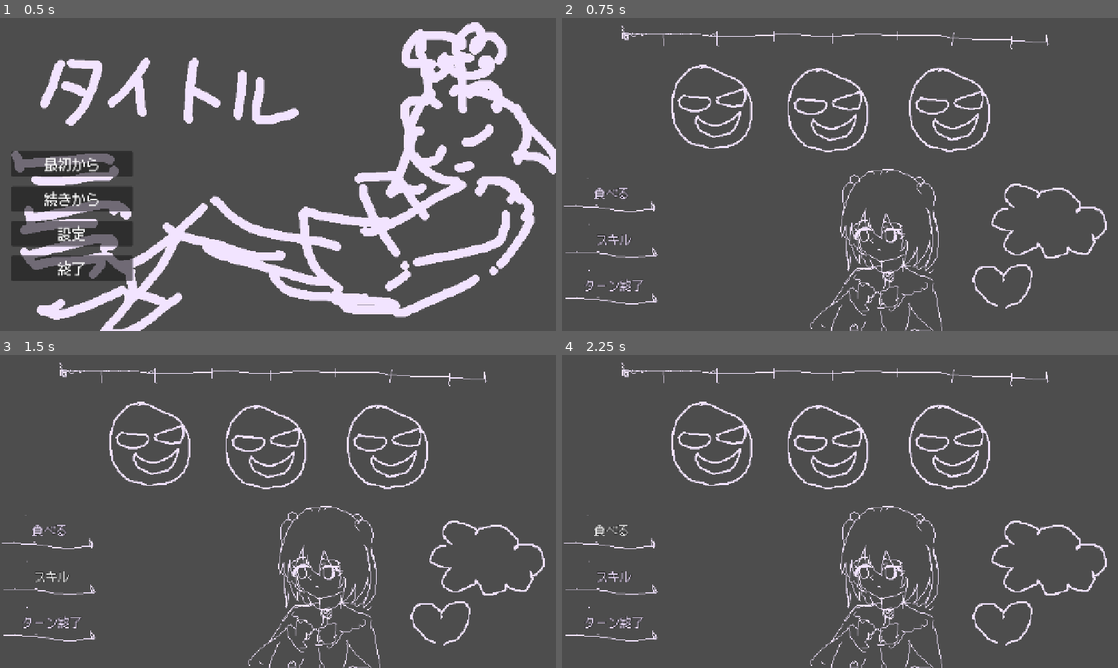
Above: before the commit, frames 1-4 (two rows, left to right).
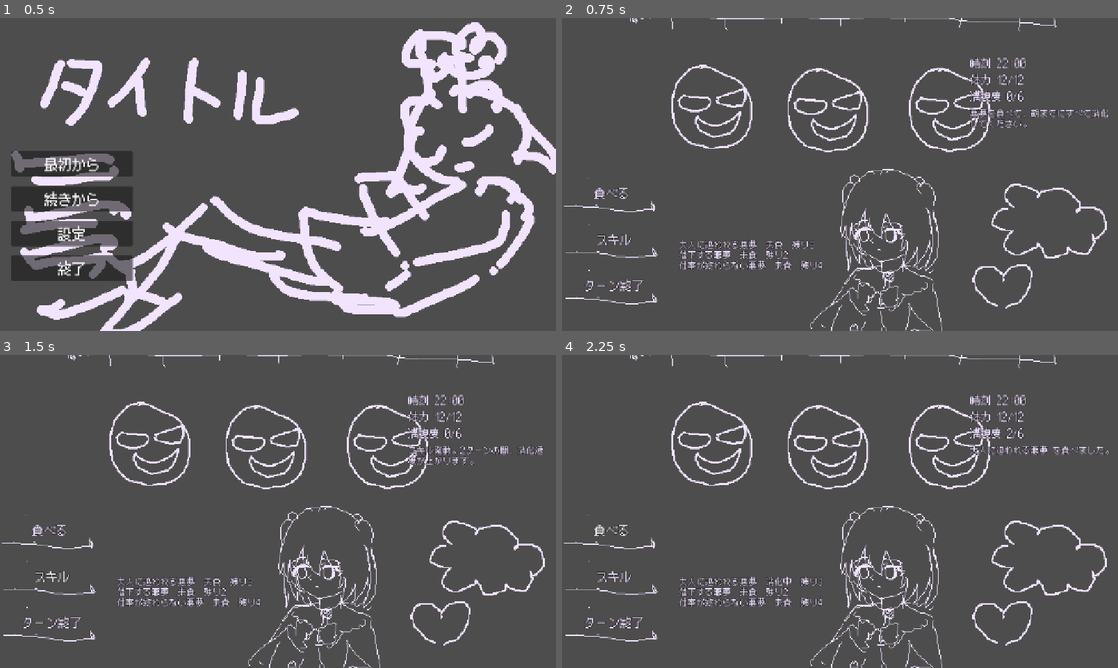
Above: after the commit, the same moments.

Repository: rainrumi/GJGJ_2605
Game: Godot game, scene res://scene/main/main.tscn
Same seed, same stepped clock (60 frames per second), same inputs: the game is played once before the commit and once after it.
Inputs:
- Up to frame 1 (0.5 s): no input
- Up to frame 2 (0.75 s): click "最初から" at 0.5 s
- Up to frame 3 (1.5 s): click "スキル" at 1.25 s
- Up to frame 4 (2.25 s): click "食べる" at 2 s

Frame 1 is identical in both runs. In frame 2, 2.2% of the frame differs, in the area x 10-99%, y 0-81%; in frame 3, 2.3%, in the area x 10-98%, y 0-81%; in frame 4, 2.2%.

Commit message:
ゲームロジックをAIが適当に実装

Diff:
--- a/scene/main/game/game.gd
+++ b/scene/main/game/game.gd
@@ -1,11 +1,63 @@
 extends Node2D
 
+signal battle_finished(won: bool)
+
+const START_HOUR := 22
+const END_HOUR := 30
+const STEP_MINUTES := 30
+const REST_MINUTES := 60
+const MAX_HP := 12
+const REST_HP := 6
+const MAX_FULLNESS := 6
+
 @onready var ui: CanvasLayer = $UI
+@onready var time_text: Label = $UI/StatusPanel/TimeText
+@onready var hp_text: Label = $UI/StatusPanel/HPText
+@onready var fullness_text: Label = $UI/StatusPanel/FullnessText
+@onready var message_text: Label = $UI/StatusPanel/MessageText
+@onready var nightmare_text: Label = $UI/NightmarePanel/NightmareText
+@onready var enemy_nodes: Array[Node2D] = [
+	$EnemyLeft as Node2D,
+	$EnemyCenter as Node2D,
+	$EnemyRight as Node2D,
+]
+@onready var time_graph: TextureRect = $UI/TimeBar/Graph
+@onready var eat_button: Button = $UI/EatButton
+@onready var skill_button: Button = $UI/SkillButton
+@onready var turn_end_button: Button = $UI/TarnEndButton
+
+var minutes: int = START_HOUR * 60
+var hp: int = MAX_HP
+var digest_speed: int = 1
+var skill_active_turns: int = 0
+var nightmares: Array[Dictionary] = []
+var digesting: Array[Dictionary] = []
 
 
 func _ready() -> void:
 	visibility_changed.connect(_on_visibility_changed)
+	eat_button.pressed.connect(_on_eat_button_pressed)
+	skill_button.pressed.connect(_on_skill_button_pressed)
+	turn_end_button.pressed.connect(_on_turn_end_button_pressed)
 	_sync_ui_visibility()
+	start_battle()
+
+
+func start_battle() -> void:
+	minutes = START_HOUR * 60
+	hp = MAX_HP
+	digest_speed = 1
+	skill_active_turns = 0
+	digesting.clear()
+	nightmares = [
+		_create_nightmare("大人に追われる悪夢", 3, 2, 2),
+		_create_nightmare("落下する悪夢", 2, 1, 1),
+		_create_nightmare("仕事が終わらない悪夢", 4, 3, 2),
+	]
+	for enemy_node in enemy_nodes:
+		enemy_node.visible = true
+	_set_action_buttons_enabled(true)
+	_update_ui("悪夢を食べて、朝までにすべて消化してください。")
 
 
 func _on_visibility_changed() -> void:
@@ -16,3 +68,193 @@
 	if ui == null:
 		return
 	ui.visible = visible
+
+
+func _create_nightmare(name: String, cost: int, size: int, attack: int) -> Dictionary:
+	return {
+		"name": name,
+		"cost": cost,
+		"remaining": cost,
+		"size": size,
+		"attack": attack,
+		"digesting": false,
+		"digested": false,
+	}
+
+
+func _on_eat_button_pressed() -> void:
+	var nightmare_index := _find_eatable_nightmare_index()
+	if nightmare_index == -1:
+		_update_ui("これ以上食べられる悪夢がありません。")
+		return
+	var nightmare: Dictionary = nightmares[nightmare_index]
+	nightmare["digesting"] = true
+	nightmares[nightmare_index] = nightmare
+	digesting.append(nightmare)
+	_update_ui("%s を食べました。" % nightmare["name"])
+
+
+func _on_skill_button_pressed() -> void:
+	if skill_active_turns > 0:
+		_update_ui("スキルはすでに発動中です。")
+		return
+	digest_speed = 2
+	skill_active_turns = 2
+	_update_ui("スキル発動。2ターンの間、消化速度が上がります。")
+
+
+func _on_turn_end_button_pressed() -> void:
+	_digest_nightmares()
+	_apply_enemy_attack()
+	_advance_time(STEP_MINUTES)
+	if hp <= 0:
+		hp = REST_HP
+		_advance_time(REST_MINUTES)
+		_update_ui("体力が尽きたため休憩しました。")
+	else:
+		_update_ui("30分が経過しました。")
+	_update_skill()
+	_update_enemy_visibility()
+	_check_battle_end()
+
+
+func _find_eatable_nightmare_index() -> int:
+	var current_fullness := _current_fullness()
+	for i in range(nightmares.size()):
+		var nightmare: Dictionary = nightmares[i]
+		if bool(nightmare["digesting"]) or bool(nightmare["digested"]):
+			continue
+		if current_fullness + int(nightmare["size"]) <= MAX_FULLNESS:
+			return i
+	return -1
+
+
+func _current_fullness() -> int:
+	var total := 0
+	for raw_nightmare in digesting:
+		var nightmare: Dictionary = raw_nightmare
+		if not bool(nightmare["digested"]):
+			total += int(nightmare["size"])
+	return total
+
+
+func _digest_nightmares() -> void:
+	for i in range(digesting.size()):
+		var nightmare: Dictionary = digesting[i]
+		if bool(nightmare["digested"]):
+			continue
+		nightmare["remaining"] = maxi(0, int(nightmare["remaining"]) - digest_speed)
+		if int(nightmare["remaining"]) == 0:
+			nightmare["digested"] = true
+			_mark_nightmare_digested(String(nightmare["name"]))
+		digesting[i] = nightmare
+
+
+func _mark_nightmare_digested(nightmare_name: String) -> void:
+	for i in range(nightmares.size()):
+		if String(nightmares[i]["name"]) != nightmare_name:
+			continue
+		var nightmare: Dictionary = nightmares[i]
+		nightmare["digested"] = true
+		nightmare["digesting"] = false
+		nightmare["remaining"] = 0
+		nightmares[i] = nightmare
+		return
+
+
+func _apply_enemy_attack() -> void:
+	var damage := 0
+	for raw_nightmare in nightmares:
+		var nightmare: Dictionary = raw_nightmare
+		if bool(nightmare["digesting"]) or bool(nightmare["digested"]):
+			continue
+		damage += int(nightmare["attack"])
+	hp -= damage
+
+
+func _advance_time(amount_minutes: int) -> void:
+	minutes += amount_minutes
+
+
+func _update_skill() -> void:
+	if skill_active_turns <= 0:
+		return
+	skill_active_turns -= 1
+	if skill_active_turns == 0:
+		digest_speed = 1
+
+
+func _update_enemy_visibility() -> void:
+	for i in range(enemy_nodes.size()):
+		if i >= nightmares.size():
+			enemy_nodes[i].visible = false
+			continue
+		enemy_nodes[i].visible = not bool(nightmares[i]["digested"])
+
+
+func _check_battle_end() -> void:
+	if _all_nightmares_digested():
+		_update_ui("勝利。朝までに悪夢をすべて消化しました。")
+		_set_action_buttons_enabled(false)
+		battle_finished.emit(true)
+		return
+	if minutes >= END_HOUR * 60:
+		_update_ui("敗北。悪夢を消化しきれないまま朝を迎えました。")
+		_set_action_buttons_enabled(false)
+		battle_finished.emit(false)
+		return
+	_update_ui(message_text.text)
+
+
+func _all_nightmares_digested() -> bool:
+	for raw_nightmare in nightmares:
+		var nightmare: Dictionary = raw_nightmare
+		if not bool(nightmare["digested"]):
+			return false
+	return true
+
+
+func _set_action_buttons_enabled(enabled: bool) -> void:
+	eat_button.disabled = not enabled
+	skill_button.disabled = not enabled
+	turn_end_button.disabled = not enabled
+
+
+func _update_ui(message: String) -> void:
+	time_text.text = "時刻 %s" % _format_time()
+	hp_text.text = "体力 %d/%d" % [maxi(0, hp), MAX_HP]
+	fullness_text.text = "満腹度 %d/%d" % [_current_fullness(), MAX_FULLNESS]
+	message_text.text = message
+	nightmare_text.text = _format_nightmare_list()
+	_update_time_graph()
+
+
+func _format_time() -> String:
+	var hour := int(minutes / 60) % 24
+	var minute := minutes % 60
+	return "%02d:%02d" % [hour, minute]
+
+
+func _format_nightmare_list() -> String:
+	var lines := PackedStringArray()
+	for raw_nightmare in nightmares:
+		var nightmare: Dictionary = raw_nightmare
+		var state: String = "未食"
+		if bool(nightmare["digested"]):
+			state = "消化完了"
+		elif bool(nightmare["digesting"]):
+			state = "消化中"
+		lines.append("%s  %s  残り%d" % [
+			nightmare["name"],
+			state,
+			int(nightmare["remaining"]),
+		])
+	return "\n".join(lines)
+
+
+func _update_time_graph() -> void:
+	var total_minutes: int = (END_HOUR - START_HOUR) * 60
+	var elapsed: int = clampi(minutes - START_HOUR * 60, 0, total_minutes)
+	var progress: float = float(elapsed) / float(total_minutes)
+	time_graph.offset_left = 18.0 + 980.0 * progress
+	time_graph.offset_right = time_graph.offset_left + 32.0
--- a/scene/main/game/game.tscn
+++ b/scene/main/game/game.tscn
@@ -9,6 +9,7 @@
 [ext_resource type="Texture2D" uid="uid://dkdbpqv3gnm6y" path="res://art/ui/button/ui_button_battle_demo_1000.png" id="9_button_texture"]
 [ext_resource type="PackedScene" uid="uid://dbl62dou6wdl6" path="res://scene/ui/button/button.tscn" id="11_button"]
 [ext_resource type="Script" uid="uid://ccviuxg26h24f" path="res://scene/main/game/game.gd" id="12_game_script"]
+[ext_resource type="FontFile" uid="uid://b7dbkssqiuu4u" path="res://fonts/BestTen-DOT.otf" id="13_font"]
 
 [sub_resource type="StyleBoxTexture" id="StyleBoxTexture_button"]
 texture = ExtResource("9_button_texture")
@@ -44,16 +45,87 @@
 [node name="TimeBar" parent="UI" unique_id=1062829798 instance=ExtResource("7_time_bar")]
 layout_mode = 3
 anchors_preset = 0
-offset_left = 110.0
-offset_top = 3.0
-offset_right = 1172.0
-offset_bottom = 81.0
+offset_left = 129.0
+offset_top = -37.0
+offset_right = 1191.0
+offset_bottom = 41.0
 
 [node name="HP" parent="UI" unique_id=386012380 instance=ExtResource("8_hp")]
 offset_left = 935.0
 offset_top = 531.0
 offset_right = 1095.0
 offset_bottom = 691.0
+
+[node name="StatusPanel" type="Control" parent="UI"]
+offset_left = 940.0
+offset_top = 90.0
+offset_right = 1270.0
+offset_bottom = 320.0
+
+[node name="TimeText" type="Label" parent="UI/StatusPanel"]
+layout_mode = 0
+offset_right = 330.0
+offset_bottom = 36.0
+theme_override_fonts/font = ExtResource("13_font")
+theme_override_colors/font_color = Color(0.94, 0.88, 1, 1)
+theme_override_colors/font_outline_color = Color(0, 0, 0, 1)
+theme_override_constants/outline_size = 4
+theme_override_font_sizes/font_size = 24
+text = "時刻 22:00"
+
+[node name="HPText" type="Label" parent="UI/StatusPanel"]
+layout_mode = 0
+offset_top = 38.0
+offset_right = 330.0
+offset_bottom = 74.0
+theme_override_fonts/font = ExtResource("13_font")
+theme_override_colors/font_color = Color(0.94, 0.88, 1, 1)
+theme_override_colors/font_outline_color = Color(0, 0, 0, 1)
+theme_override_constants/outline_size = 4
+theme_override_font_sizes/font_size = 24
+text = "体力 12/12"
+
+[node name="FullnessText" type="Label" parent="UI/StatusPanel"]
+layout_mode = 0
+offset_top = 76.0
+offset_right = 330.0
+offset_bottom = 112.0
+theme_override_fonts/font = ExtResource("13_font")
+theme_override_colors/font_color = Color(0.94, 0.88, 1, 1)
+theme_override_colors/font_outline_color = Color(0, 0, 0, 1)
+theme_override_constants/outline_size = 4
+theme_override_font_sizes/font_size = 24
+text = "満腹度 0/6"
+
+[node name="MessageText" type="Label" parent="UI/StatusPanel"]
+layout_mode = 0
+offset_top = 118.0
+offset_right = 330.0
+offset_bottom = 230.0
+theme_override_fonts/font = ExtResource("13_font")
+theme_override_colors/font_color = Color(0.94, 0.88, 1, 1)
+theme_override_colors/font_outline_color = Color(0, 0, 0, 1)
+theme_override_constants/outline_size = 4
+theme_override_font_sizes/font_size = 20
+autowrap_mode = 3
+text = "悪夢を食べて、朝までにすべて消化してください。"
+
+[node name="NightmarePanel" type="Control" parent="UI"]
+offset_left = 270.0
+offset_top = 510.0
+offset_right = 900.0
+offset_bottom = 700.0
+
+[node name="NightmareText" type="Label" parent="UI/NightmarePanel"]
+layout_mode = 0
+offset_right = 630.0
+offset_bottom = 190.0
+theme_override_fonts/font = ExtResource("13_font")
+theme_override_colors/font_color = Color(0.94, 0.88, 1, 1)
+theme_override_colors/font_outline_color = Color(0, 0, 0, 1)
+theme_override_constants/outline_size = 4
+theme_override_font_sizes/font_size = 20
+text = "大人に追われる悪夢  未食  残り3"
 
 [node name="TarnEndButton" parent="UI" unique_id=633329392 instance=ExtResource("11_button")]
 offset_left = 4.0
--- a/scene/main/main.gd
+++ b/scene/main/main.gd
@@ -19,6 +19,8 @@
 	title.visible = false
 	game.visible = true
 	game_ui.visible = true
+	if game.has_method("start_battle"):
+		game.start_battle()
 
 
 func _on_title_start_game() -> void:
